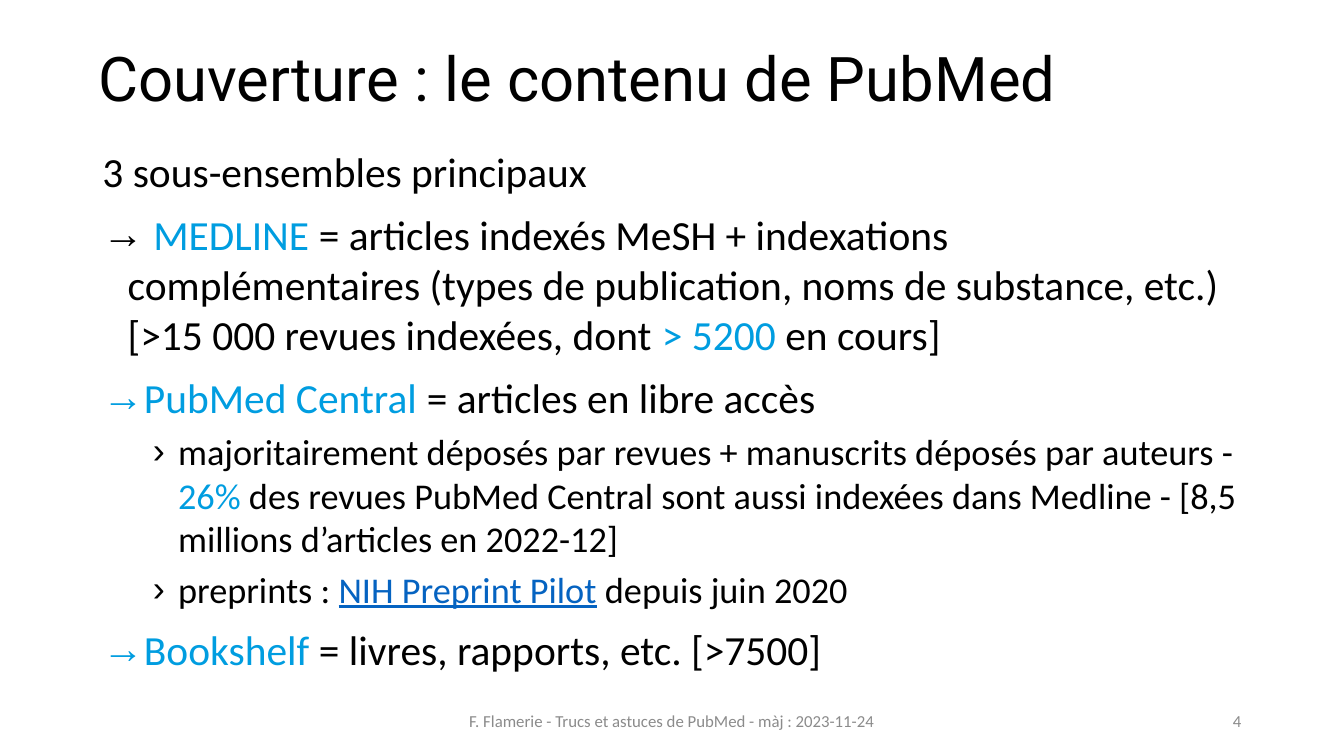
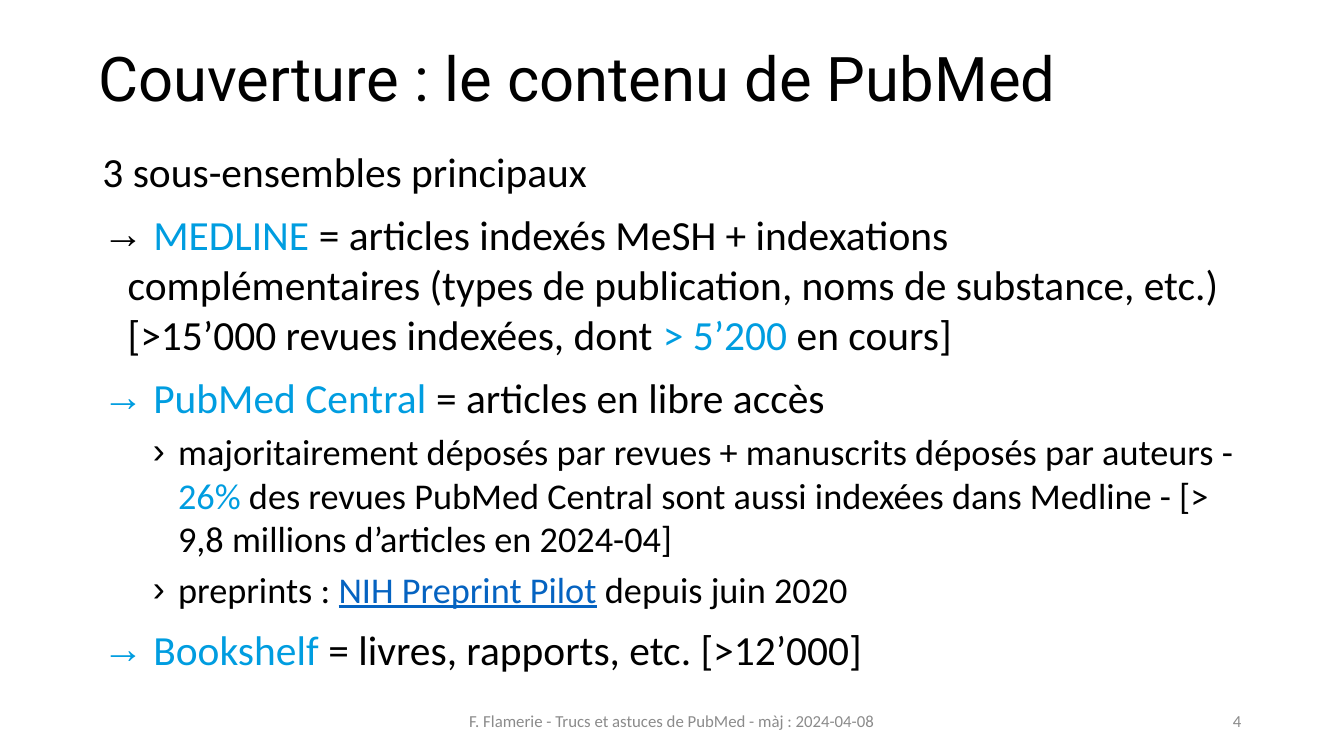
Before and after one commit to fflamerie/formbiblio, a slide deck: slide 4 of docs/module1-2_pubmed.pptx. Drawn at 1344x756 pixels with LibreOffice and Linux fonts; fonts in the diff are those of the drawing. Boxes give left, top, right and bottom in pixels: in the first picture for what was removed or moved away, otherwise in the second. Text is boxed around its words. In the diff, an @@ line names an element or a change of style, - is before the commit and + after.

```diff
--- a/docs/module1-2_pubmed.pptx
+++ b/docs/module1-2_pubmed.pptx
@@ text at (128, 221, 1218, 356): text changed @@
-→ MEDLINE = articles indexés MeSH + indexations complémentaires (types de publication, noms de substance, etc.)[>15 000 revues indexées, dont > 5200 en cours]
+→ MEDLINE = articles indexés MeSH + indexations complémentaires (types de publication, noms de substance, etc.)[>15’000 revues indexées, dont > 5’200 en cours]
@@ text at (178, 439, 1213, 557): text changed @@
-  › majoritairement déposés par revues + manuscrits déposés par auteurs - 26% des revues PubMed Central sont aussi indexées dans Medline - [8,5 millions d’articles en 2022-12]
+  › majoritairement déposés par revues + manuscrits déposés par auteurs - 26% des revues PubMed Central sont aussi indexées dans Medline - [> 9,8 millions d’articles en 2024-04]
@@ text at (153, 635, 862, 672): text changed @@
-→ Bookshelf = livres, rapports, etc. [>7500]
+→ Bookshelf = livres, rapports, etc. [>12’000]
@@ text at (469, 715, 874, 730): text changed @@
-F. Flamerie - Trucs et astuces de PubMed - màj : 2023-11-24
+F. Flamerie - Trucs et astuces de PubMed - màj : 2024-04-08
```
Also in this commit, not shown: 35 other slides changed, 2 slides removed, 1 other file.
